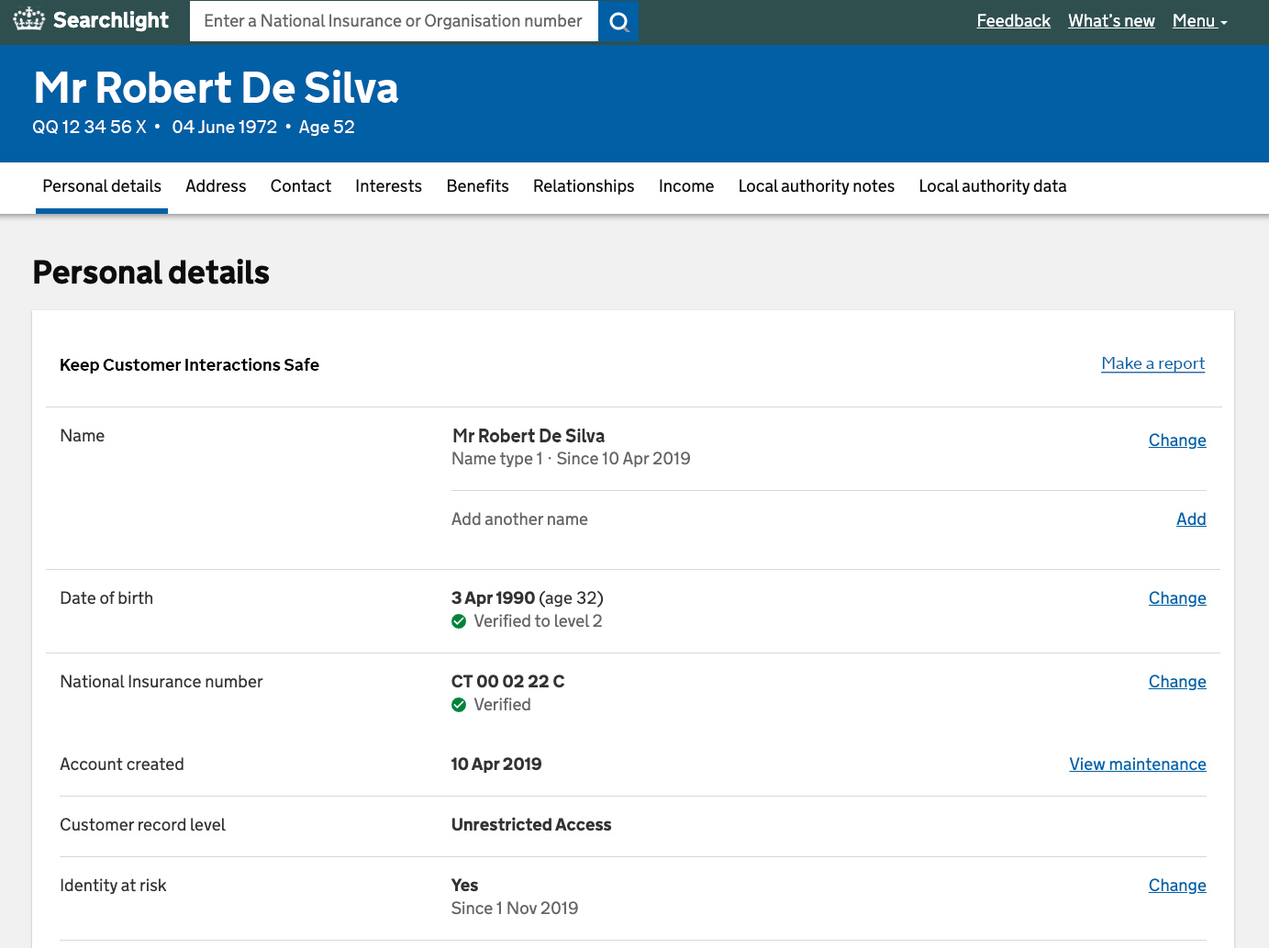
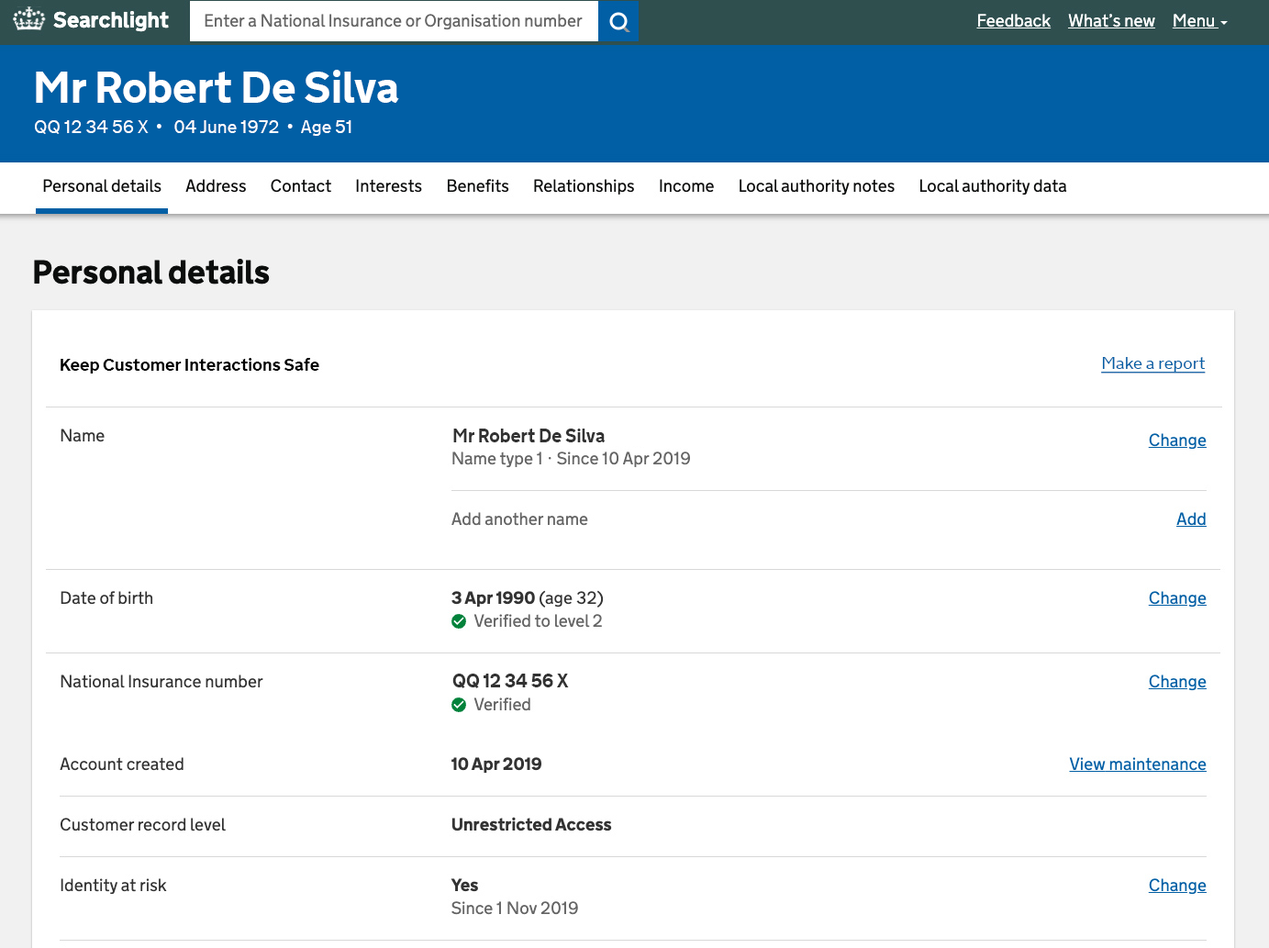
Layered file, before and after one edit (1269 × 948). Changes by layer:
added layer "QQ 12 34 56 X" in group "20230929_searchlight.jpg" over (452, 673, 570, 689)
added layer "Rectangle 2" in group "20230929_searchlight.jpg" over (448, 669, 570, 690)
renamed "QQ 12 34 56 X • 04 June 1972 • Age 52" to "QQ 12 34 56 X • 04 June 1972 • Age 51", painted on it over (33, 120, 355, 136)
